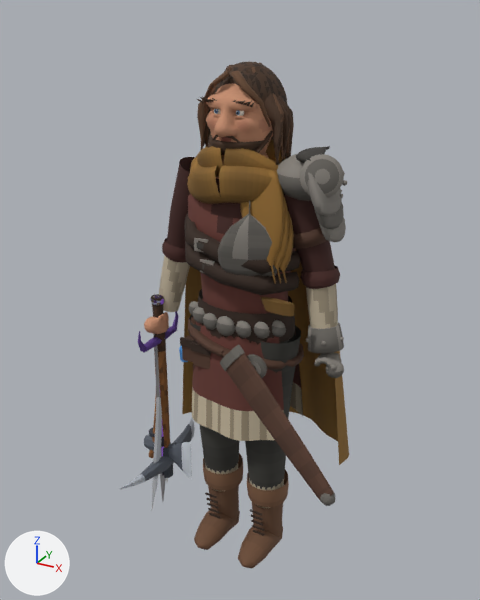
What one commit did to the glTF model game/assets/figuren/schurke.gltf.
Rendered twice from a 50 mm camera at (1.012, -1.866, 1.982) aimed at (-0.028, 0.025, 1.037). The lights are fixed; the arrows at lower left show +X, +Y and +Z. The first picture is the older version.

The first picture shows 'Axt', 'Schurke', 'Spitzhacke', 'klinge_schatten' and 1 more.
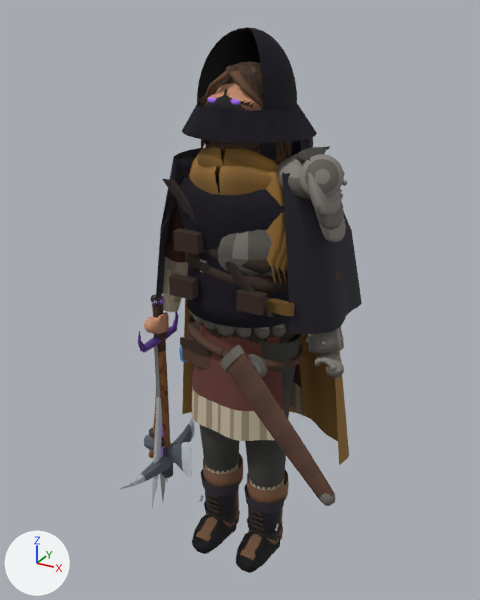
Edits to the scene script, one JSON object a line:
```json
{"op": "add", "block": "me_weste_leder", "code": ["me_weste_leder = bpy.data.meshes.new('weste_leder')", "me_weste_leder.from_pydata(...)  # 506 vertices, 992 faces; spans x -0.235..0.235, y -0.197..0.182, z 1.034..1.52", "me_weste_leder.materials.append(mat_schurke)"]}
{"op": "add", "block": "me_stiefel_schatten", "code": ["me_stiefel_schatten = bpy.data.meshes.new('stiefel_schatten')", "me_stiefel_schatten.from_pydata(...)  # 820 vertices, 1468 faces; spans x -0.183..0.183, y -0.19..0.059, z -0.02..0.269", "me_stiefel_schatten.materials.append(mat_schurke)"]}
{"op": "add", "block": "me_stiefel_leise", "code": ["me_stiefel_leise = bpy.data.meshes.new('stiefel_leise')", "me_stiefel_leise.from_pydata(...)  # 694 vertices, 1308 faces; spans x -0.172..0.172, y -0.19..0.051, z -0.02..0.114", "me_stiefel_leise.materials.append(mat_schurke)"]}
{"op": "add", "block": "me_maske_schatten", "code": ["me_maske_schatten = bpy.data.meshes.new('maske_schatten')", "me_maske_schatten.from_pydata(...)  # 1717 vertices, 3130 faces; spans x -0.217..0.217, y -0.165..0.228, z 1.532..1.929", "me_maske_schatten.materials.append(mat_schurke)"]}
{"op": "add", "block": "me_mantel_daemmerung", "code": ["me_mantel_daemmerung = bpy.data.meshes.new('mantel_daemmerung')", "me_mantel_daemmerung.from_pydata(...)  # 1277 vertices, 2358 faces; spans x -0.381..0.359, y -0.177..0.362, z 1.034..1.692", "me_mantel_daemmerung.materials.append(mat_schurke)"]}
{"op": "add", "block": "ob_weste_leder", "code": ["ob_weste_leder = bpy.data.objects.new('weste_leder', me_weste_leder)", "ob_weste_leder.location = (0.0, 0.0, 0.0)"]}
{"op": "add", "block": "ob_stiefel_schatten", "code": ["ob_stiefel_schatten = bpy.data.objects.new('stiefel_schatten', me_stiefel_schatten)", "ob_stiefel_schatten.location = (0.0, 0.0, 0.0)"]}
{"op": "add", "block": "ob_stiefel_leise", "code": ["ob_stiefel_leise = bpy.data.objects.new('stiefel_leise', me_stiefel_leise)", "ob_stiefel_leise.location = (0.0, 0.0, 0.0)"]}
{"op": "add", "block": "ob_maske_schatten", "code": ["ob_maske_schatten = bpy.data.objects.new('maske_schatten', me_maske_schatten)", "ob_maske_schatten.location = (0.0, 0.0, 0.0)"]}
{"op": "add", "block": "ob_mantel_daemmerung", "code": ["ob_mantel_daemmerung = bpy.data.objects.new('mantel_daemmerung', me_mantel_daemmerung)", "ob_mantel_daemmerung.location = (0.0, 0.0, 0.0)"]}
```

Location of each change, (x1, y1, x2, y2) in pixels of the pictures (480 x 600 px):
```json
{"object": "mantel_daemmerung", "change": "added", "after": [155, 137, 362, 334]}
{"object": "maske_schatten", "change": "added", "after": [182, 27, 317, 160]}
{"object": "stiefel_schatten", "change": "added", "after": [192, 469, 285, 573]}
{"object": "weste_leder", "change": "added", "after": [162, 179, 273, 317]}
{"object": "stiefel_leise", "change": "added", "after": [204, 500, 282, 541]}
```
